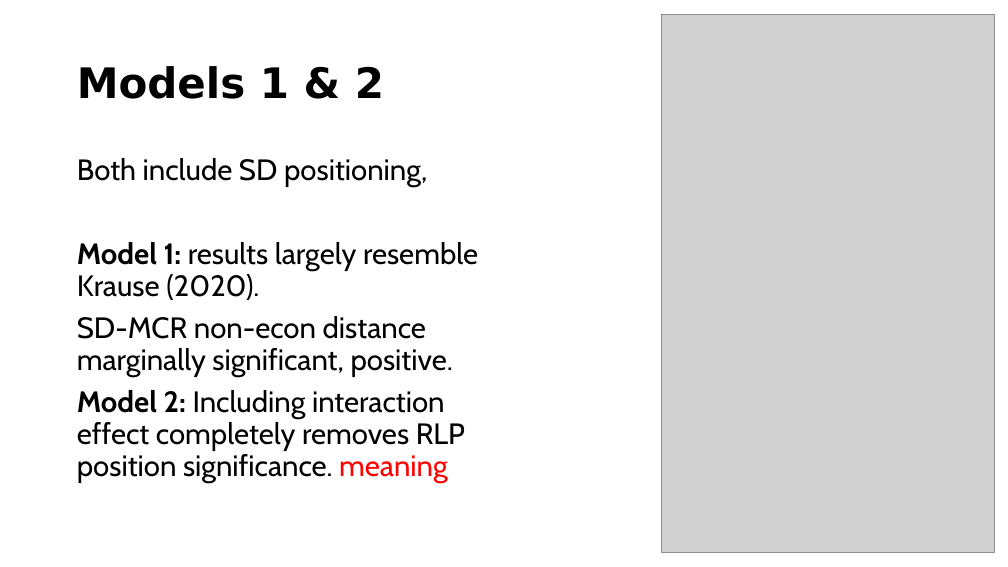
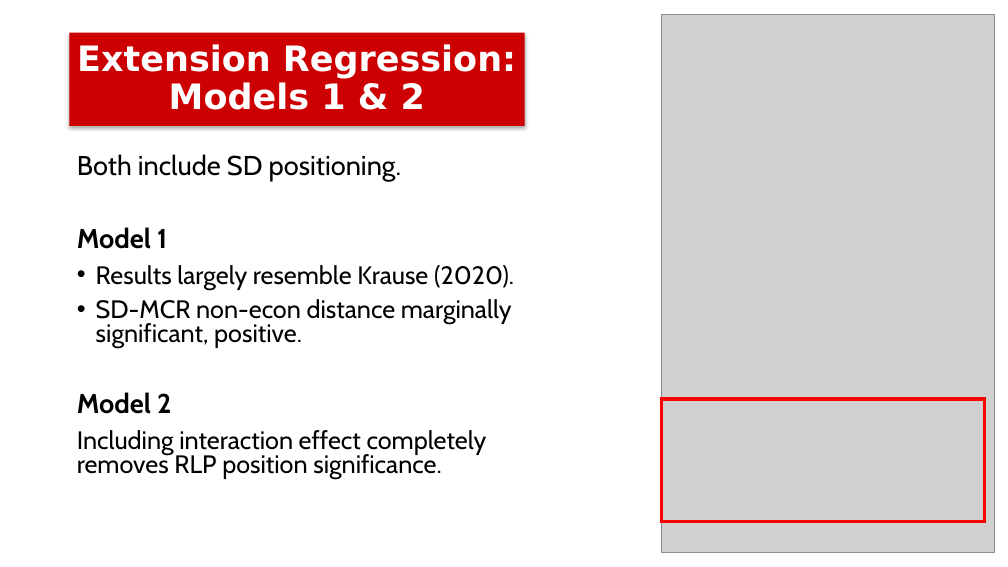
Before and after one commit to dlcy-dc/StatsII_2026, a slide deck: slide 18 of replication/my_replication/Replication paper powerpoint.pptx (slide 14 before the commit). Drawn at 1008x567 pixels with LibreOffice and Linux fonts; fonts in the diff are those of the drawing; grey boxes stand for pictures. Boxes give left, top, right and bottom in pixels: in the first picture for what was removed or moved away, otherwise in the second. Text is boxed around its words. In the diff, an @@ line names an element or a change of style, - is before the commit and + after.

```diff
--- a/replication/my_replication/Replication paper powerpoint.pptx
+++ b/replication/my_replication/Replication paper powerpoint.pptx
@@ rectangle "Extension Regression: Models 1 & ...": place and size @@
-rectangle "Extension Regression: Models 1 & ..." at (77,66,384,99)
+rectangle "Extension Regression: Models 1 & ..." at (70,33,525,126)
@@ rectangle "Extension Regression: Models 1 & ..." at (70,33,525,126): fill none to #CC0000; shadow on @@
@@ text in rectangle at (77,44,516,110): text changed; size 40 to 33.3 pt; text colour #000000 to #FFFFFF @@
-Models 1 & 2
+Extension Regression: Models 1 & 2
@@ text at (77,154,514,290): text changed; size 28 to 24.1 pt @@
-Both include SD positioning,
-Model 1: results largely resemble Krause (2020).
+Both include SD positioning.
+Model 1
+• Results largely resemble Krause (2020).
@@ text at (96,299,512,349): size 28 to 24.1 pt in "SD-MCR non-econ distance marginally significant, positive."; bullet none to •; line spacing 0.9 to 0.8 @@
@@ text at (77,392,487,479): text changed; size 28 to 24.1 pt @@
-Model 2: Including interaction effect completely removes RLP position significance. meaning
+Model 2
+Including interaction effect completely removes RLP position significance.
@@ rectangle added at (662,399,985,522), outline #FF0000 3 pt @@
```
Also in this commit, not shown: 13 other slides changed, 5 slides added, 1 slide removed.
